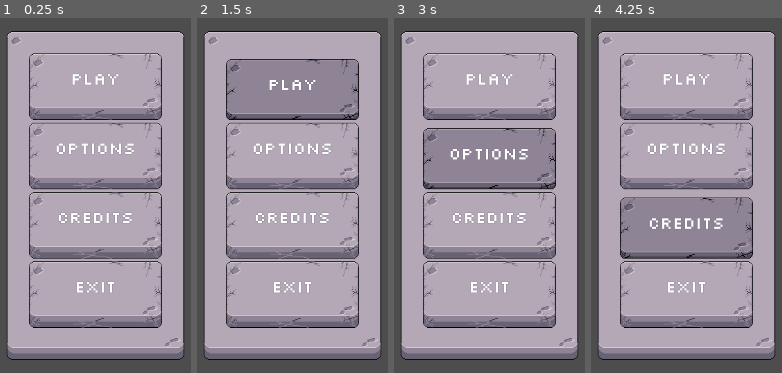
Above: before the commit, frames 1-4 (left to right).
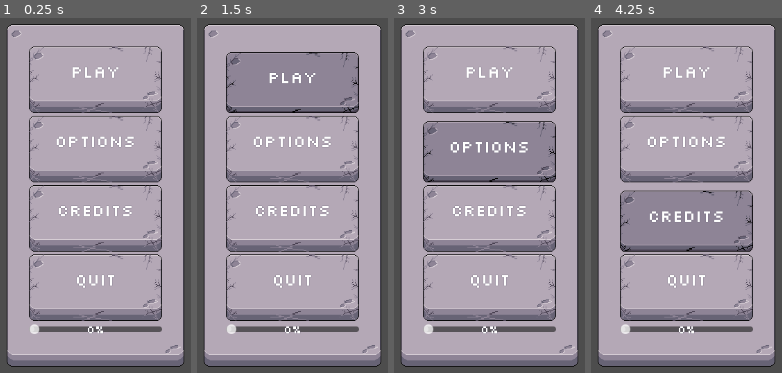
Above: after the commit, the same moments.

Repository: Nocturnal-Skirmish/nocskir
Game: Godot game, scene res://scenes/game_ui.tscn
Two runs of this game, one before a commit and one after it. Both use one fixed random seed, a clock stepped at 60 frames per second and the inputs below.
Inputs:
- Up to frame 1 (0.25 s): no input
- Up to frame 2 (1.5 s): click "Play" at 0.5 s; click "Play" at 1.25 s
- Up to frame 3 (3 s): click "Play" at 2 s; click "Options" at 2.75 s
- Up to frame 4 (4.25 s): click "Credits" at 3.5 s

The runs differ from the first frame. In frame 1, 28% of the frame differs, in the area x 3-97%, y 1-99%; in frame 2, 28%; in frame 3, 29%; in frame 4, 28%.

Commit message:
shader tests

Diff:
--- a/project/nocturnal-skirmish/scenes/game_ui.tscn
+++ b/project/nocturnal-skirmish/scenes/game_ui.tscn
@@ -1,9 +1,17 @@
-[gd_scene load_steps=5 format=3 uid="uid://23novt00b5vr"]
+[gd_scene load_steps=8 format=3 uid="uid://23novt00b5vr"]
 
 [ext_resource type="Texture2D" uid="uid://celmh10ea5e4d" path="res://assets/sprites/simple-button-spritesheet.png" id="1_yubou"]
+[ext_resource type="Shader" uid="uid://ddjxt5k3lump1" path="res://shaders/game_ui.gdshader" id="2_djwj0"]
 [ext_resource type="Theme" uid="uid://cgkwmelnr2j37" path="res://themes/defaultbutton_theme.tres" id="2_rns2u"]
 [ext_resource type="Script" uid="uid://djg0pr5n81c6o" path="res://scripts/play_button.gd" id="3_u001w"]
 [ext_resource type="Theme" uid="uid://bibk1lggkhdsi" path="res://themes/buttonlabel_theme.tres" id="4_u2dgd"]
+[ext_resource type="Script" uid="uid://dta66emkxkjnh" path="res://scripts/h_slider_value.gd" id="5_bt76a"]
+
+[sub_resource type="ShaderMaterial" id="ShaderMaterial_djwj0"]
+shader = ExtResource("2_djwj0")
+shader_parameter/scale = 1.0
+shader_parameter/color = Color(0.8755554, 0.85416704, 0.2736581, 1)
+shader_parameter/flashState = 0.0
 
 [node name="gameUI" type="Control"]
 layout_mode = 3
@@ -35,6 +43,7 @@
 layout_mode = 2
 
 [node name="NinePatchTexture" type="NinePatchRect" parent="mainMenu/baseMenuScreen"]
+material = SubResource("ShaderMaterial_djwj0")
 layout_mode = 2
 texture = ExtResource("1_yubou")
 region_rect = Rect2(0, 0, 96, 96)
@@ -152,7 +161,7 @@
 grow_horizontal = 2
 grow_vertical = 2
 theme = ExtResource("4_u2dgd")
-text = "Exit"
+text = "Quit"
 horizontal_alignment = 1
 metadata/_edit_use_anchors_ = true
 
@@ -194,6 +203,29 @@
 text = "?"
 horizontal_alignment = 1
 metadata/_edit_use_anchors_ = true
+
+[node name="HSlider" type="HSlider" parent="mainMenu/baseMenuScreen/menuContainer/VBoxContainer"]
+layout_mode = 2
+scrollable = false
+script = ExtResource("5_bt76a")
+
+[node name="SliderLabel" type="Label" parent="mainMenu/baseMenuScreen/menuContainer/VBoxContainer/HSlider"]
+layout_mode = 1
+anchors_preset = 8
+anchor_left = 0.5
+anchor_top = 0.5
+anchor_right = 0.5
+anchor_bottom = 0.5
+offset_left = -20.0
+offset_top = -11.5
+offset_right = 20.0
+offset_bottom = 11.5
+grow_horizontal = 2
+grow_vertical = 2
+theme = ExtResource("4_u2dgd")
+theme_override_font_sizes/font_size = 16
+text = "0%"
+horizontal_alignment = 1
 
 [connection signal="button_up" from="mainMenu/baseMenuScreen/menuContainer/VBoxContainer/listButtonContainer/playButton" to="mainMenu/baseMenuScreen/menuContainer/VBoxContainer/listButtonContainer/playButton" method="_on_button_up"]
 [connection signal="mouse_entered" from="mainMenu/baseMenuScreen/menuContainer/VBoxContainer/listButtonContainer/playButton" to="mainMenu/baseMenuScreen/menuContainer/VBoxContainer/listButtonContainer/playButton" method="_on_mouse_entered"]
@@ -211,3 +243,4 @@
 [connection signal="mouse_entered" from="mainMenu/baseMenuScreen/menuContainer/VBoxContainer/listButtonContainer4/playButton" to="mainMenu/baseMenuScreen/menuContainer/VBoxContainer/listButtonContainer4/playButton" method="_on_mouse_entered"]
 [connection signal="mouse_exited" from="mainMenu/baseMenuScreen/menuContainer/VBoxContainer/listButtonContainer4/playButton" to="mainMenu/baseMenuScreen/menuContainer/VBoxContainer/listButtonContainer4/playButton" method="_on_mouse_exited"]
 [connection signal="pressed" from="mainMenu/baseMenuScreen/menuContainer/VBoxContainer/listButtonContainer4/playButton" to="mainMenu/baseMenuScreen/menuContainer/VBoxContainer/listButtonContainer4/playButton" method="_on_pressed"]
+[connection signal="value_changed" from="mainMenu/baseMenuScreen/menuContainer/VBoxContainer/HSlider" to="mainMenu/baseMenuScreen/menuContainer/VBoxContainer/HSlider" method="_on_value_changed"]
--- /dev/null
+++ b/project/nocturnal-skirmish/scripts/h_slider_value.gd
@@ -0,0 +1,8 @@
+extends HSlider
+
+@onready var slider = get_node("HSlider")
+@onready var label = get_node("SliderLabel")
+
+
+func _on_value_changed(value: int) -> void:
+	label.text = str(value) + "%"
--- /dev/null
+++ b/project/nocturnal-skirmish/shaders/game_ui.gdshader
@@ -0,0 +1,22 @@
+shader_type canvas_item;
+
+void vertex() {
+	// Called for every vertex the material is visible on.
+}
+
+uniform float scale : hint_range(0.1, 10) = 1.0;
+
+uniform vec4 color : source_color;
+uniform float flashState : hint_range(0, 1) = 0;
+
+void fragment() {
+	vec4 pixelColor = texture(TEXTURE, UV * scale);
+	// Called for every pixel the material is visible on.;
+	COLOR = mix(pixelColor, color, flashState);
+	COLOR.a *= pixelColor.a;
+}
+
+//void light() {
+//	// Called for every pixel for every light affecting the CanvasItem.
+//	// Uncomment to replace the default light processing function with this one.
+//}
Not shown, added: project/nocturnal-skirmish/scripts/h_slider_value.gd.uid
Not shown, added: project/nocturnal-skirmish/shaders/game_ui.gdshader.uid
